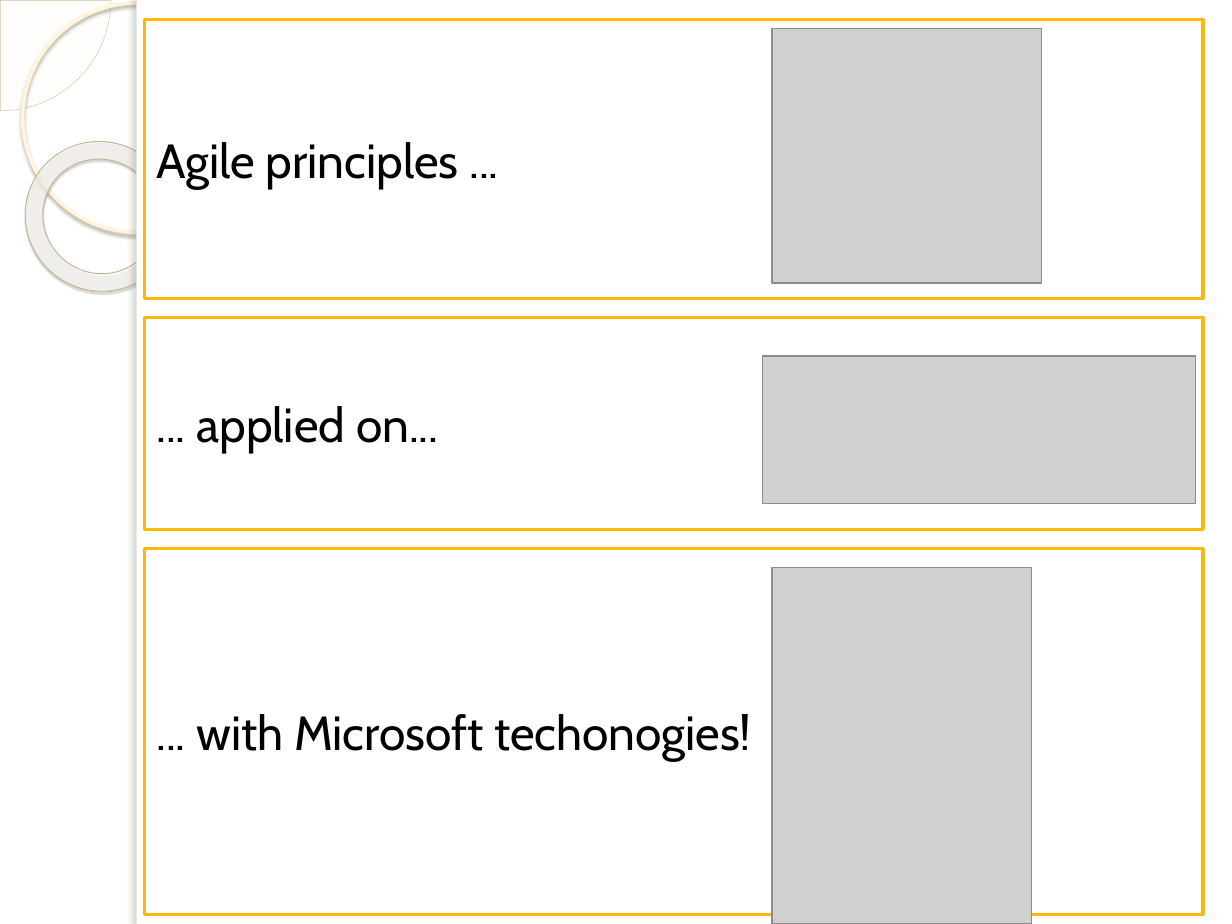
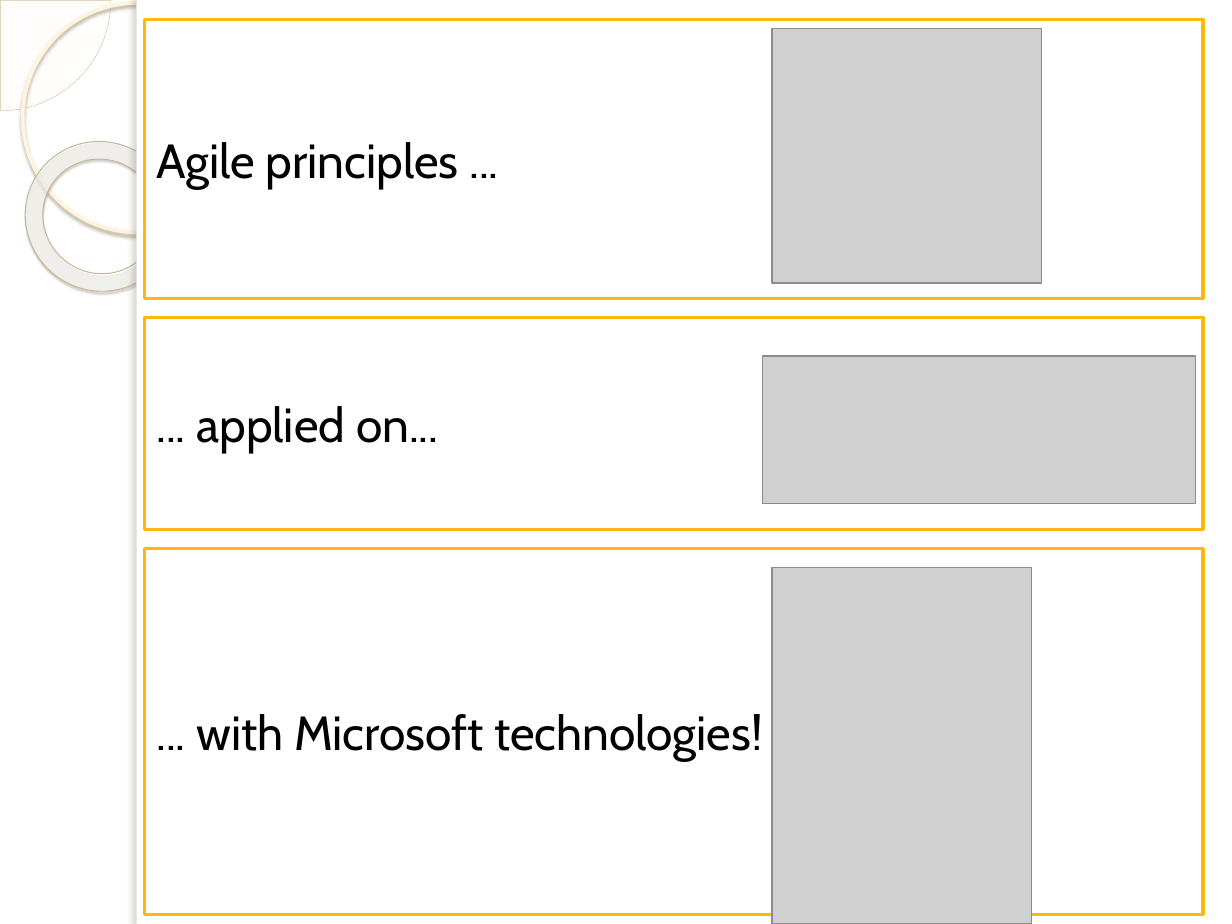
Before and after one commit to michelgrootjans/foresee, a slide deck: slide 2 of Agile.net/AgileTOC.pptx. Drawn at 1232x924 pixels with LibreOffice and Linux fonts; fonts in the diff are those of the drawing; grey boxes stand for pictures; background and template pictures are left out. Boxes give left, top, right and bottom in pixels: in the first picture for what was removed or moved away, otherwise in the second. Text is boxed around its words. In the diff, an @@ line names an element or a change of style, - is before the commit and + after.

```diff
--- a/Agile.net/AgileTOC.pptx
+++ b/Agile.net/AgileTOC.pptx
@@ text in rectangle at (x1=196, y1=714, x2=763, y2=761): text changed @@
-... with Microsoft techonogies!
+... with Microsoft technologies!
```
Also in this commit, not shown: 1 slide added, 1 other file.
